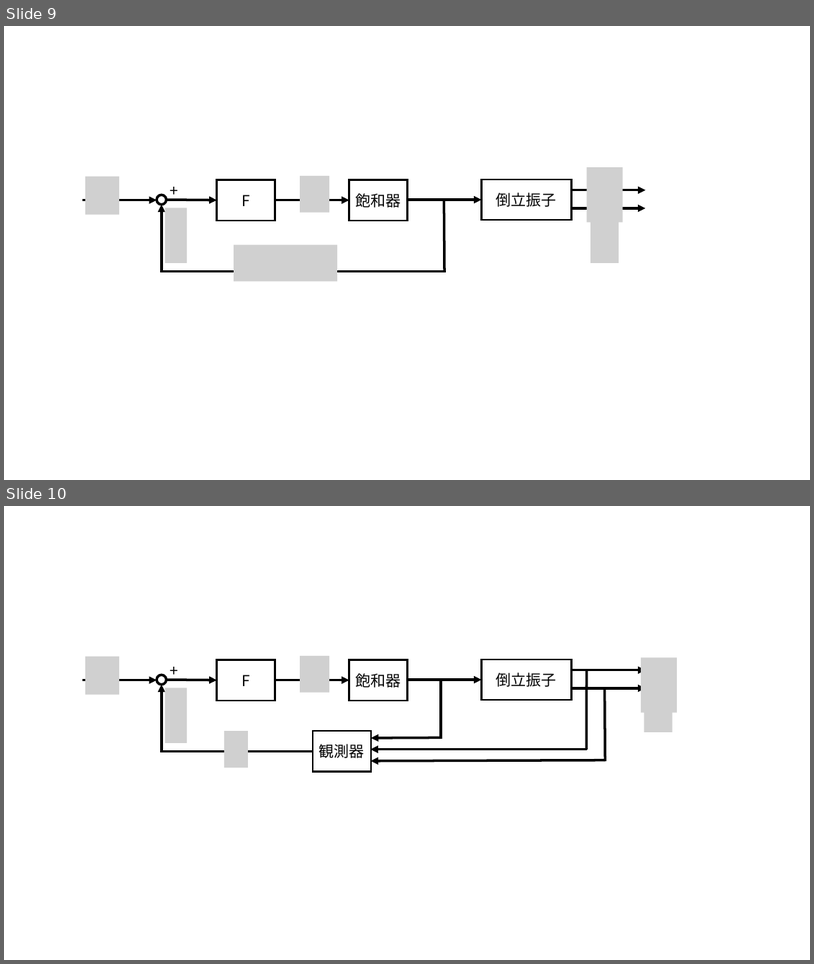
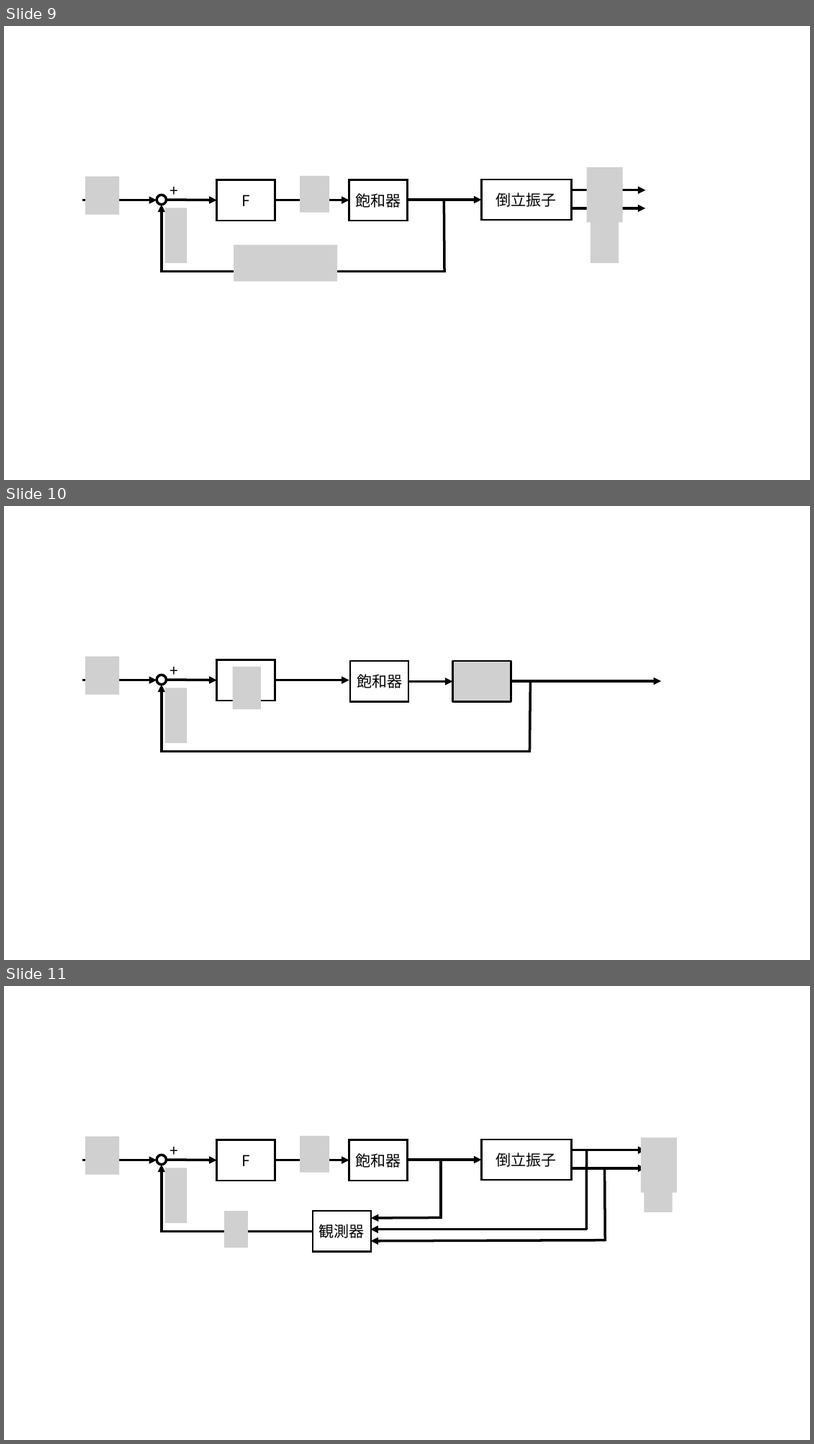
Before and after one commit to rywyr/PTEX, a slide deck: PTEX/gazo/pendulum.pptx. Shown one above the other, each under a label of ours: slides 9 and 10 before the commit, slides 9, 10 and 11 after it. The pictures are 814x964 and 814x1444 pixels, drawn with LibreOffice and Linux fonts; fonts in the diff are those of the drawing; grey boxes stand for pictures. Boxes give left, top, right and bottom in pixels: in the first picture for what was removed or moved away, otherwise in the second. Text is boxed around its words. In the diff, an @@ line names an element or a change of style, - is before the commit and + after.

```diff
--- a/PTEX/gazo/pendulum.pptx
+++ b/PTEX/gazo/pendulum.pptx
@@ slide 10 added at bbox=[4, 506, 810, 960], background #FFFFFF @@
@@ picture added at bbox=[85, 656, 119, 694] @@
@@ ellipse added at bbox=[157, 674, 166, 685], fill #FFFFFF, outline #000000 3 pt @@
@@ text added at bbox=[170, 662, 180, 698], 18 pt, text #000000 @@
++
@@ rectangle added at bbox=[217, 659, 275, 700], fill #FFFFFF, outline #000000 2 pt @@
@@ picture added at bbox=[233, 667, 261, 709] @@
@@ rectangle added at bbox=[350, 661, 409, 701], fill #FFFFFF, outline #000000 2 pt, 18 pt, text #000000 @@
+飽和器
@@ picture added at bbox=[453, 661, 511, 701] @@
@@ arrow added from (82, 680) to (157, 680), #000000 3 pt @@
@@ arrow added from (161, 752) to (161, 685), #000000 3 pt @@
@@ picture added at bbox=[165, 688, 187, 743] @@
@@ arrow added from (166, 680) to (217, 680), #000000 3 pt @@
@@ arrow added from (275, 680) to (350, 680), #000000 3 pt @@
@@ arrow added from (410, 682) to (453, 682), #000000 3 pt @@
@@ arrow added from (512, 681) to (661, 681), #000000 3 pt @@
@@ line added from (531, 682) to (530, 751), #000000 3 pt @@
@@ line added from (161, 751) to (532, 751), #000000 3 pt @@
@@ what was slide 10 is now slide 11 @@
```
Also in this commit, not shown: 7 other files.
